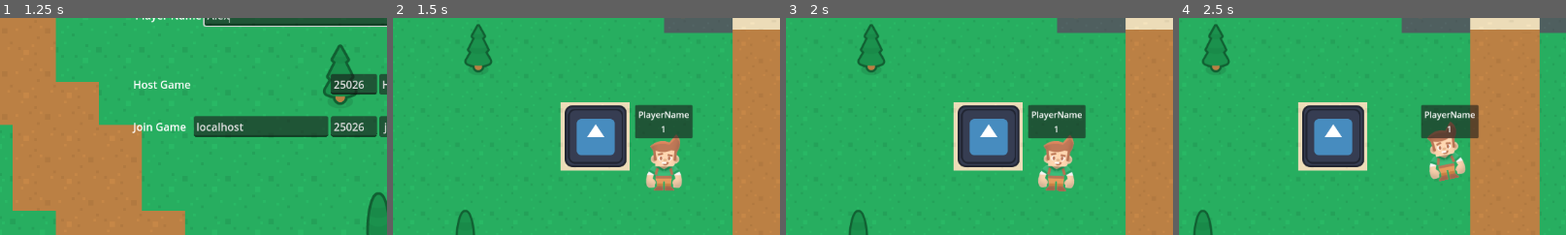
Above: before the commit, frames 1-4 (left to right).
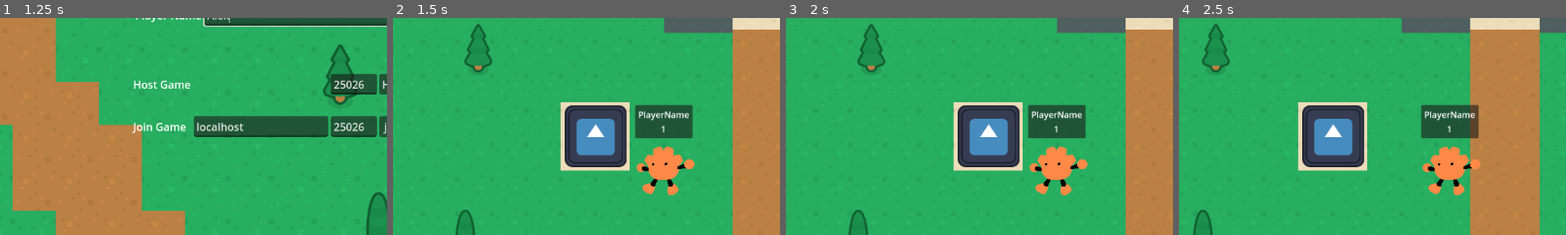
Above: after the commit, the same moments.

Repository: Travh98/MultiplayerBasicsWorkshopGodotCon2025
Game: Godot game, scene res://components/game_tree.tscn
Two runs of this game, one before a commit and one after it. Both use one fixed random seed, a clock stepped at 60 frames per second and the inputs below. The engine's default icon, where the game draws it, is replaced by a stand-in: a white triangle on a blue panel in a dark square.
Inputs (mouse positions are % of the whole screen's width and height, from its top left):
- Up to frame 1 (1.25 s): click (54, 14) at 0.52 s; type "Alex" at 0.6 s
- Up to frame 2 (1.5 s): click "Host" at 1.25 s
- Up to frame 3 (2 s): no input
- Up to frame 4 (2.5 s): hold D (move_right) from 2.03 s (still down)
The pictures show only the part of the screen within x 15-65%, y 15-65%; the shares and areas given below are measured in that part.

Frame 1 is identical in both runs. In frame 2, 2.3% of the frame differs, in the area x 62-78%, y 53-82%; in frame 3, 2.3%; in frame 4, 2.4%, in the area x 62-78%, y 47-82%.

Commit message:
AddGodootSprite

Diff:
--- a/entities/player.tscn
+++ b/entities/player.tscn
@@ -1,6 +1,6 @@
 [gd_scene load_steps=9 format=3 uid="uid://01tmnbmsfsnf"]
 
-[ext_resource type="Texture2D" uid="uid://cp7fkap7ipwg2" path="res://assets/kenney_assets/characters/character_maleAdventurer_idle.png" id="1_merdl"]
+[ext_resource type="Texture2D" uid="uid://ddf0nv4i304v7" path="res://assets/godotcon_assets/godoot_sprite.png" id="1_b0kkn"]
 [ext_resource type="Script" uid="uid://laaa2vdnnx3f" path="res://entities/player_controller.gd" id="2_b0kkn"]
 
 [sub_resource type="CircleShape2D" id="CircleShape2D_wwbr7"]
@@ -8,88 +8,16 @@
 
 [sub_resource type="Animation" id="Animation_e4p34"]
 length = 0.001
-tracks/0/type = "value"
-tracks/0/imported = false
-tracks/0/enabled = true
-tracks/0/path = NodePath("Sprite2D:position")
-tracks/0/interp = 1
-tracks/0/loop_wrap = true
-tracks/0/keys = {
-"times": PackedFloat32Array(0),
-"transitions": PackedFloat32Array(1),
-"update": 0,
-"values": [Vector2(0, -26)]
-}
-tracks/1/type = "value"
-tracks/1/imported = false
-tracks/1/enabled = true
-tracks/1/path = NodePath("Sprite2D:rotation")
-tracks/1/interp = 1
-tracks/1/loop_wrap = true
-tracks/1/keys = {
-"times": PackedFloat32Array(0),
-"transitions": PackedFloat32Array(1),
-"update": 0,
-"values": [0.0]
-}
 
 [sub_resource type="Animation" id="Animation_b0kkn"]
 resource_name = "idle"
 length = 2.0
 loop_mode = 1
-tracks/0/type = "value"
-tracks/0/imported = false
-tracks/0/enabled = true
-tracks/0/path = NodePath("Sprite2D:position")
-tracks/0/interp = 1
-tracks/0/loop_wrap = true
-tracks/0/keys = {
-"times": PackedFloat32Array(0),
-"transitions": PackedFloat32Array(1),
-"update": 0,
-"values": [Vector2(0, -26)]
-}
-tracks/1/type = "value"
-tracks/1/imported = false
-tracks/1/enabled = true
-tracks/1/path = NodePath("Sprite2D:rotation")
-tracks/1/interp = 2
-tracks/1/loop_wrap = true
-tracks/1/keys = {
-"times": PackedFloat32Array(0, 1, 2),
-"transitions": PackedFloat32Array(1, 1, 1),
-"update": 0,
-"values": [0.0, 0.0523599, 0.0]
-}
 
 [sub_resource type="Animation" id="Animation_rfe5m"]
 resource_name = "walking"
 length = 1.5
 loop_mode = 1
-tracks/0/type = "value"
-tracks/0/imported = false
-tracks/0/enabled = true
-tracks/0/path = NodePath("Sprite2D:position")
-tracks/0/interp = 2
-tracks/0/loop_wrap = true
-tracks/0/keys = {
-"times": PackedFloat32Array(0, 0.366667, 0.7, 1.06667, 1.46667),
-"transitions": PackedFloat32Array(1, 1, 1, 1, 1),
-"update": 0,
-"values": [Vector2(0, -26), Vector2(-15, -49), Vector2(0, -26), Vector2(17, -48), Vector2(0, -26)]
-}
-tracks/1/type = "value"
-tracks/1/imported = false
-tracks/1/enabled = true
-tracks/1/path = NodePath("Sprite2D:rotation")
-tracks/1/interp = 2
-tracks/1/loop_wrap = true
-tracks/1/keys = {
-"times": PackedFloat32Array(0, 0.366667, 0.7, 1.06667, 1.46667),
-"transitions": PackedFloat32Array(1, 1, 1, 1, 1),
-"update": 0,
-"values": [0.0, -0.209456, 0.0, 0.240608, 0.0]
-}
 
 [sub_resource type="AnimationLibrary" id="AnimationLibrary_rfe5m"]
 _data = {
@@ -109,9 +37,10 @@
 [node name="Player" type="CharacterBody2D"]
 collision_layer = 2
 
-[node name="Sprite2D" type="Sprite2D" parent="."]
-position = Vector2(0, -26)
-texture = ExtResource("1_merdl")
+[node name="Sprite2D2" type="Sprite2D" parent="."]
+modulate = Color(1, 0.537255, 0.278431, 1)
+scale = Vector2(0.25, 0.25)
+texture = ExtResource("1_b0kkn")
 
 [node name="CollisionShape2D" type="CollisionShape2D" parent="."]
 position = Vector2(-1, 9)
Binary file added: assets/godotcon_assets/godoot_sprite.png
Not shown, added: assets/godotcon_assets/godoot_sprite.png.import
Not shown: 1 places in components/game_tree.tscn that only renumber resources
Binary file added: documentation/4_replication.png
Not shown, added: documentation/4_replication.png.import
